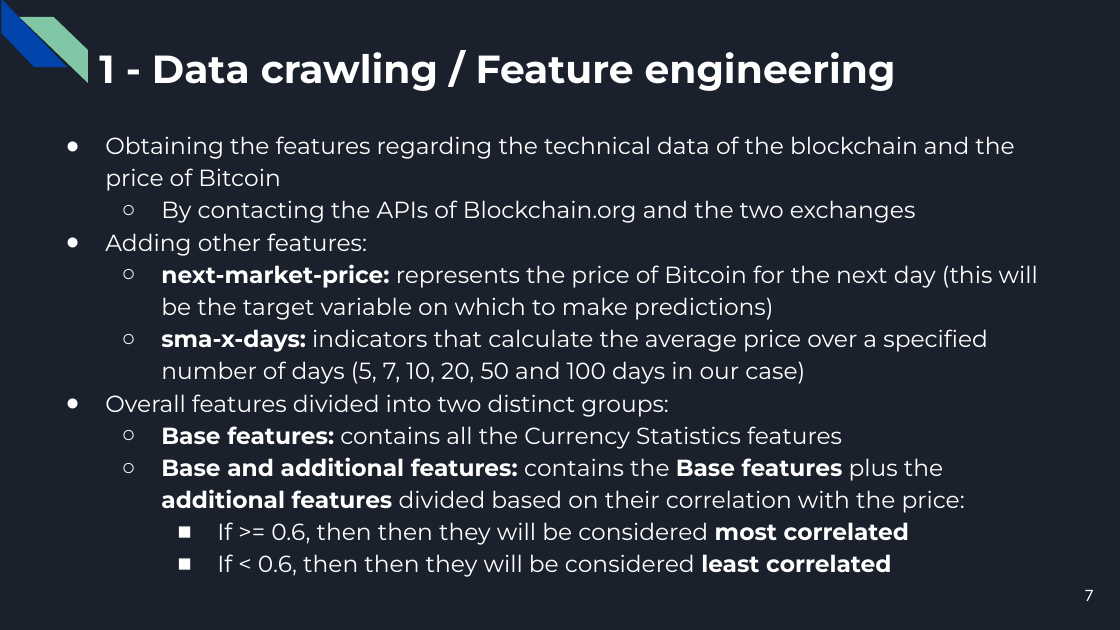
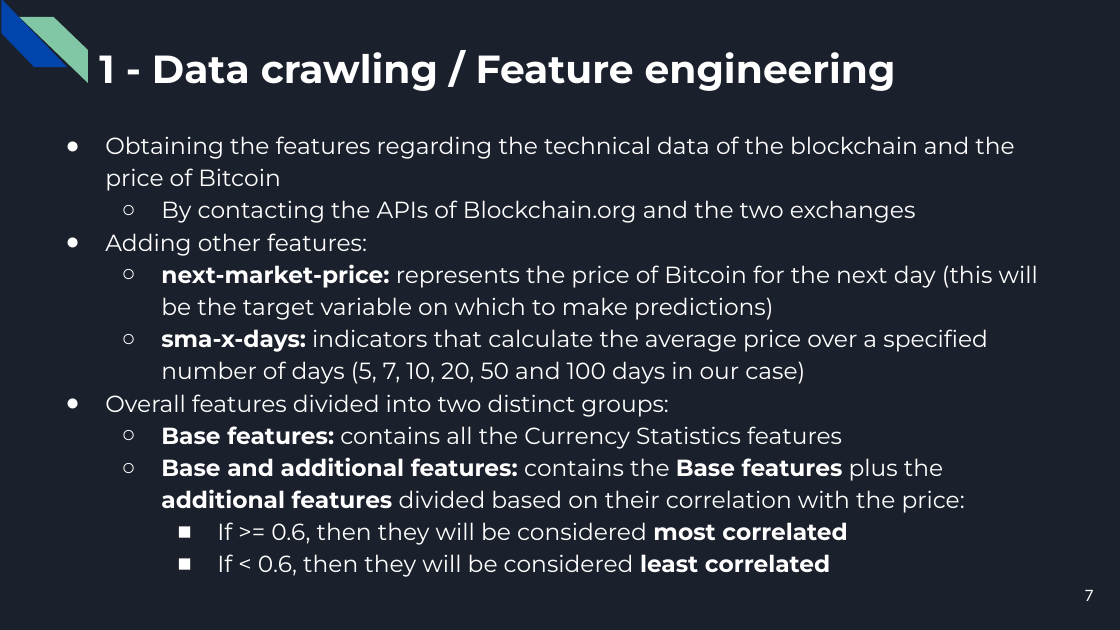
Before and after one commit to CorsiDanilo/bitcoin-price-prediction-with-pyspark, a slide deck: slide 7 of presentation/presentation.pptx. Drawn at 1120x630 pixels with LibreOffice and Linux fonts; fonts in the diff are those of the drawing. Boxes give left, top, right and bottom in pixels: in the first picture for what was removed or moved away, otherwise in the second. Text is boxed around its words. In the diff, an @@ line names an element or a change of style, - is before the commit and + after.

```diff
--- a/presentation/presentation.pptx
+++ b/presentation/presentation.pptx
@@ text at (217,522,847,577): text changed @@
-    ■ If >= 0.6, then then they will be considered most correlated
-    ■ If < 0.6, then then they will be considered least correlated
+    ■ If >= 0.6, then they will be considered most correlated
+    ■ If < 0.6, then they will be considered least correlated
```
Also in this commit, not shown: 13 other slides changed, 1 slide removed, 27 other files.
